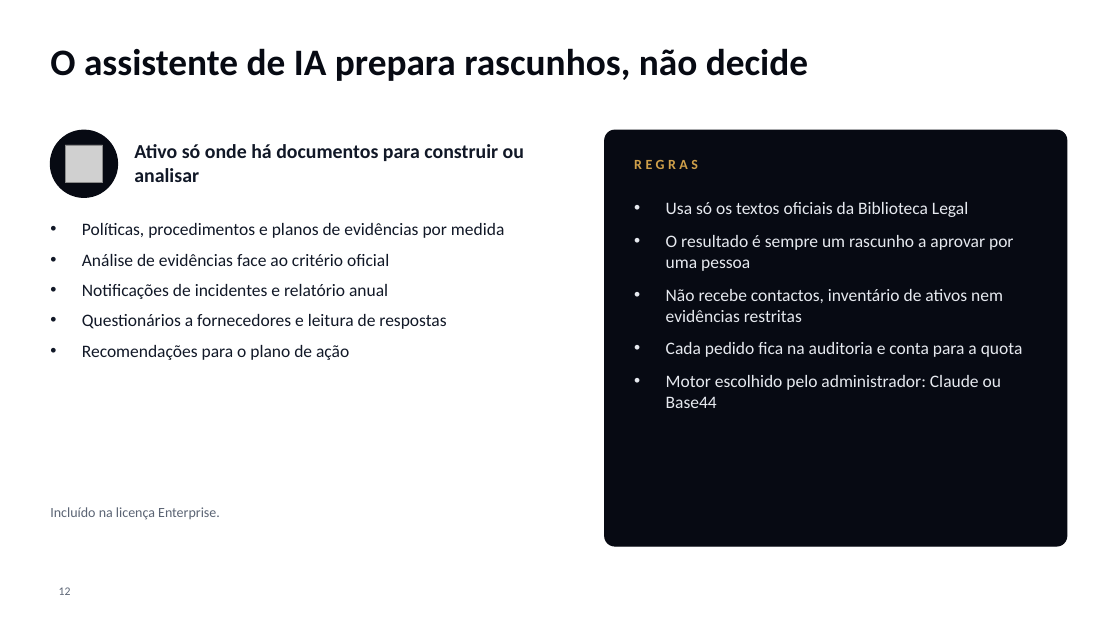
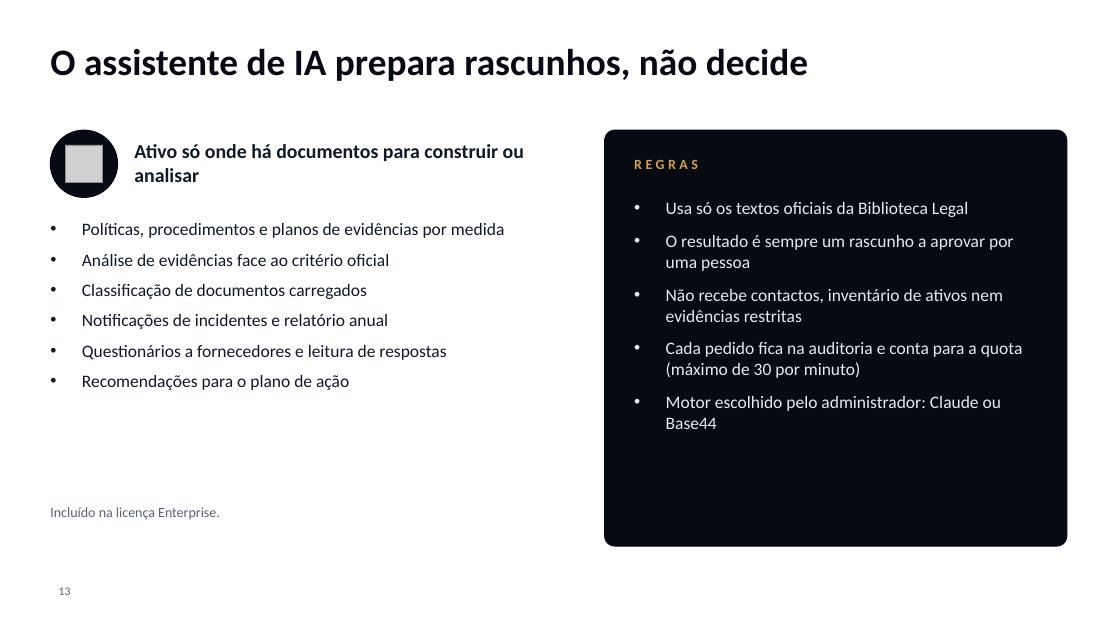
Before and after one commit to dbastoscarvalho23/Securematurity, a slide deck: slide 13 of docs/onboarding/AnkoraOne-Apresentacao-Onboarding.pptx (slide 12 before the commit). Drawn at 1120x630 pixels with LibreOffice and Linux fonts; fonts in the diff are those of the drawing; grey boxes stand for pictures; background and template pictures are left out. Boxes give left, top, right and bottom in pixels: in the first picture for what was removed or moved away, otherwise in the second. Text is boxed around its words. In the diff, an @@ line names an element or a change of style, - is before the commit and + after.

```diff
--- a/docs/onboarding/AnkoraOne-Apresentacao-Onboarding.pptx
+++ b/docs/onboarding/AnkoraOne-Apresentacao-Onboarding.pptx
@@ text at (82,284,367,299): paragraph added @@
+• Classificação de documentos carregados
@@ text at (666,342,1023,378): text changed @@
-• Cada pedido fica na auditoria e conta para a quota
+• Cada pedido fica na auditoria e conta para a quota (máximo de 30 por minuto)
```
Also in this commit, not shown: 9 other slides changed, 2 slides added, 16 other files.
